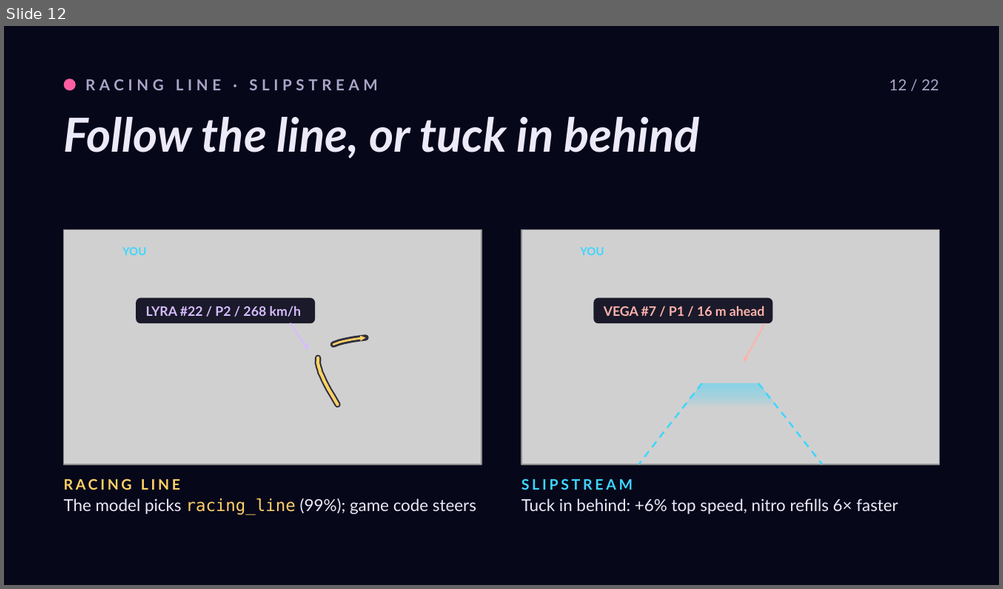
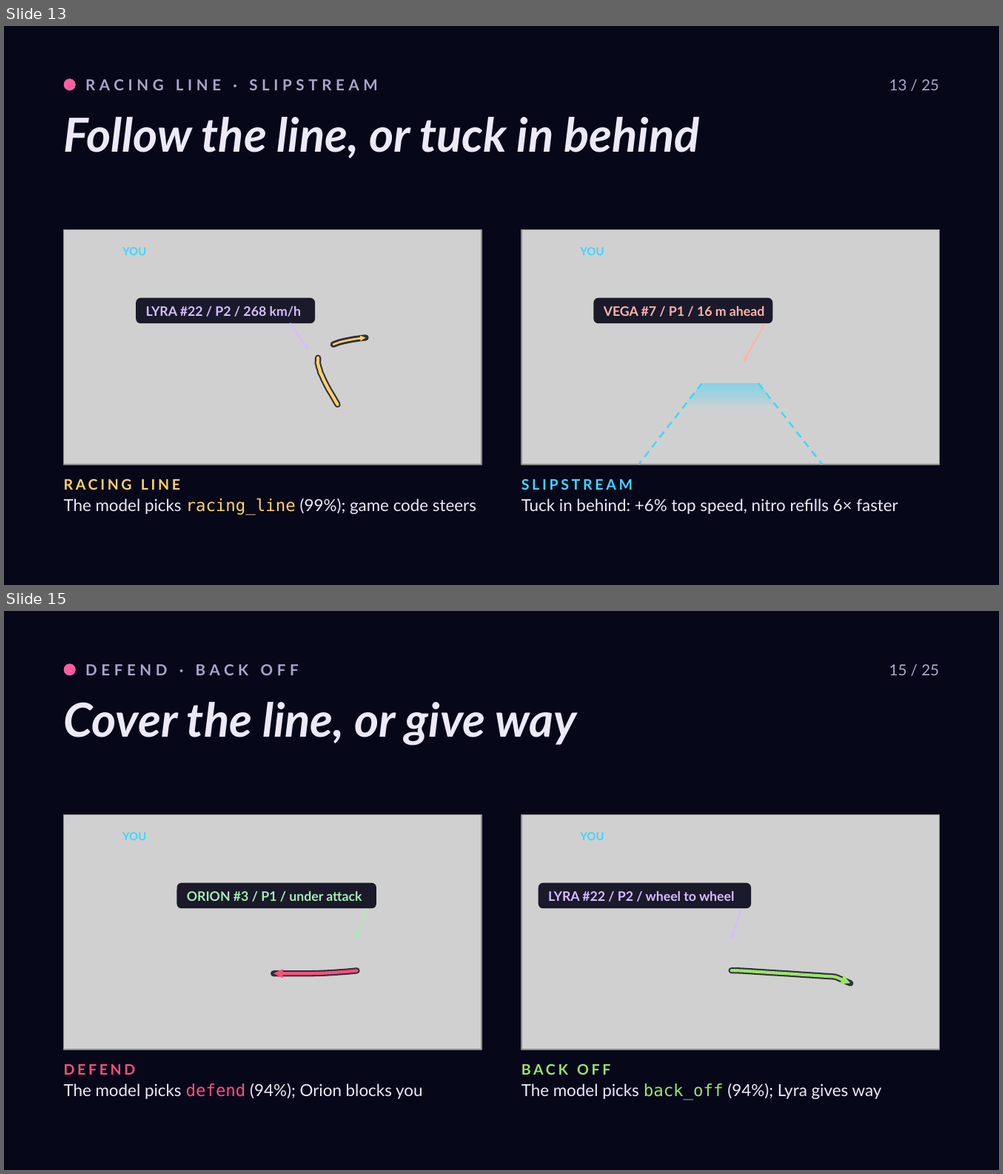
Before and after one commit to roryp/racing, a slide deck: docs/luna-gp-deck.pptx. Shown one above the other, each under a label of ours: slide 12 before the commit, slides 13 and 15 after it; the slides between them are not shown. The pictures are 1003x589 and 1003x1174 pixels, drawn with LibreOffice and Linux fonts; fonts in the diff are those of the drawing; grey boxes stand for pictures. Boxes give left, top, right and bottom in pixels: in the first picture for what was removed or moved away, otherwise in the second. Text is boxed around its words. In the diff, an @@ line names an element or a change of style, - is before the commit and + after.

```diff
--- a/docs/luna-gp-deck.pptx
+++ b/docs/luna-gp-deck.pptx
@@ slide 15 added at (4, 611, 999, 1170), background #07071A @@
@@ ellipse added at (64, 664, 76, 675), fill #FF5FA2 @@
@@ text added at (85, 664, 299, 675), 11 pt, text #ABA6C8, bold @@
+DEFEND · BACK OFF
@@ text added at (889, 664, 939, 675), 11 pt, text #ABA6C8 @@
+15 / 25
@@ text added at (64, 702, 577, 746), 34 pt, text #ECE9F8, bold, italic @@
+Cover the line, or give way
@@ picture added at (64, 815, 481, 1050) @@
@@ freeform shape added at (64, 815, 481, 1050), outline #07071A 4.46 pt @@
@@ freeform shape added at (64, 815, 481, 1050), outline #FF4F7B 2.23 pt @@
@@ freeform shape added at (64, 815, 481, 1050), outline #A6EDB5 1.11 pt @@
@@ text added at (122, 832, 146, 840), 8 pt, text #3DD6FF, bold @@
+YOU
@@ picture added at (521, 815, 939, 1050) @@
@@ freeform shape added at (521, 815, 939, 1050), outline #07071A 4.46 pt @@
@@ freeform shape added at (521, 815, 939, 1050), outline #9BE564 2.23 pt @@
@@ freeform shape added at (521, 815, 939, 1050), outline #D7BCFF 1.11 pt @@
@@ text added at (580, 832, 603, 840), 8 pt, text #3DD6FF, bold @@
+YOU
@@ rounded rectangle added at (177, 883, 377, 909), fill #07071A at 90% opacity, 9.5 pt, text #A6EDB5, bold @@
+ORION #3 / P1 / under attack
@@ rounded rectangle added at (538, 883, 751, 909), fill #07071A at 90% opacity, 9.5 pt, text #D7BCFF, bold @@
+LYRA #22 / P2 / wheel to wheel
@@ text added at (64, 1065, 136, 1075), 10.5 pt, text #FF4F7B, bold @@
+DEFEND
@@ text added at (521, 1064, 610, 1075), 10.5 pt, text #9BE564, bold @@
+BACK OFF
@@ text added at (64, 1084, 422, 1099), 12 pt, text #ECE9F8 @@
+The model picks defend (94%); Orion blocks you
@@ text added at (521, 1084, 882, 1101), 12 pt, text #ECE9F8 @@
+The model picks back_off (94%); Lyra gives way
@@ what was slide 12 is now slide 13 @@
@@ slide 13 changed as well @@
@@ text at (889, 79, 939, 90): text changed @@
-12 / 22
+13 / 25
```
Also in this commit, not shown: 17 other slides changed, 3 other slides added, 1 slide removed.
